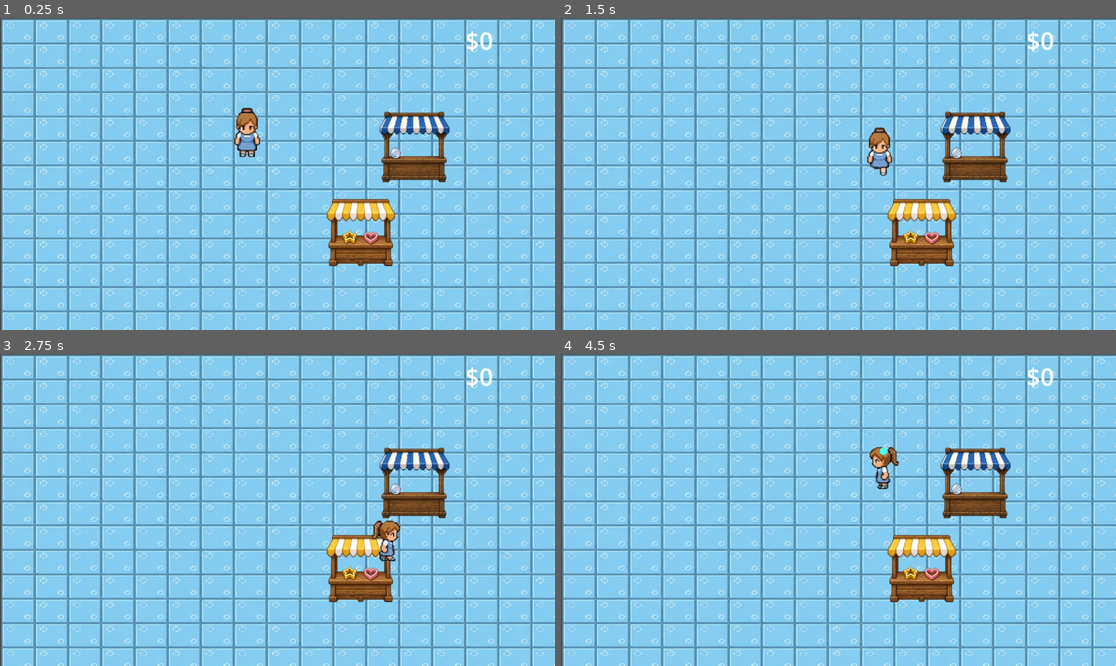
Above: before the commit, frames 1-4 (two rows, left to right).
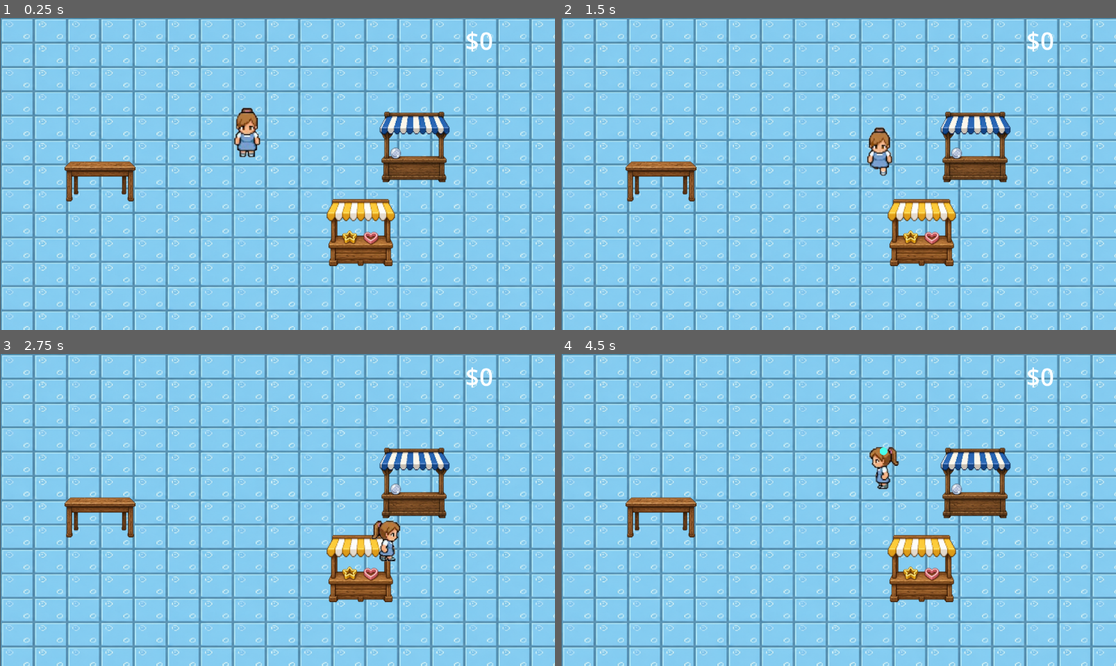
Above: after the commit, the same moments.

Repository: SofiiaKozlova/Bubble-Farm
Game: Godot game, scene res://scenes/Main.tscn
The game is run twice, just before and just after one commit, with the same random seed, the same clock (stepped at 60 frames per second) and the same inputs.
Inputs (mouse positions are in pixels of both pictures, inside the frame that each line leads up to):
- Up to frame 1 (0.25 s): no input
- Up to frame 2 (1.5 s): tap Enter at 0.5 s; hold Right (ui_right) 0.53-1.28 s; tap E (interact) at 0.6, 1.35 s; hold Down (ui_down) from 1.28 s (still down)
- Up to frame 3 (2.75 s): release Down (ui_down) at 2.03 s; hold Right (ui_right) from 2.03 s (still down); tap E (interact) at 2.1 s
- Up to frame 4 (4.5 s): release Right (ui_right) at 2.78 s; hold Up (ui_up) 2.78-3.53 s; tap E (interact) at 2.85, 3.6 s; hold Left (ui_left) 3.53-4.25 s; click (905, 516) at 4.25 s

The runs differ from the first frame. In frame 1, 25% of the frame differs, in the area x 0-100%, y 0-100%; in frame 2, 25%; in frame 3, 25%; in frame 4, 25%.

Commit message:
Update Godot project

Diff:
--- a/scenes/CustomerCounter.tscn
+++ b/scenes/CustomerCounter.tscn
@@ -1,6 +1,7 @@
-[gd_scene load_steps=3 format=3 uid="uid://cghnstk5ru7sh"]
+[gd_scene load_steps=4 format=3 uid="uid://cghnstk5ru7sh"]
 
 [ext_resource type="Script" uid="uid://br6erq8lp2s5r" path="res://scripts/CustomerCounter.gd" id="1_script"]
+[ext_resource type="Texture2D" uid="uid://dach73q5kt56g" path="res://assets/CustomerCounter.png" id="2_msf0g"]
 
 [sub_resource type="RectangleShape2D" id="RectangleShape2D_counter"]
 size = Vector2(180, 120)
@@ -8,14 +9,13 @@
 [node name="CustomerCounter" type="Node2D"]
 script = ExtResource("1_script")
 
-[node name="Polygon2D" type="Polygon2D" parent="."]
-color = Color(1, 0.7, 0.3, 1)
-polygon = PackedVector2Array(-90, -60, 90, -60, 90, 60, -90, 60)
-
 [node name="InteractionArea" type="Area2D" parent="."]
 
 [node name="CollisionShape2D" type="CollisionShape2D" parent="InteractionArea"]
 shape = SubResource("RectangleShape2D_counter")
 
+[node name="Sprite2D" type="Sprite2D" parent="."]
+texture = ExtResource("2_msf0g")
+
 [connection signal="body_entered" from="InteractionArea" to="." method="_on_interaction_area_body_entered"]
 [connection signal="body_exited" from="InteractionArea" to="." method="_on_interaction_area_body_exited"]
--- a/scenes/Main.tscn
+++ b/scenes/Main.tscn
@@ -1,8 +1,9 @@
-[gd_scene load_steps=11 format=3 uid="uid://b15rw2j3yvqg1"]
+[gd_scene load_steps=12 format=3 uid="uid://b15rw2j3yvqg1"]
 
 [ext_resource type="Script" uid="uid://bkhgpbtafo4ak" path="res://scripts/Main.gd" id="1_elqb8"]
 [ext_resource type="PackedScene" uid="uid://exriuqnijb1a" path="res://scenes/BubbleStation.tscn" id="2_0bbpv"]
 [ext_resource type="PackedScene" uid="uid://c3f2v75b2tss3" path="res://scenes/Player.tscn" id="2_rvslj"]
+[ext_resource type="PackedScene" uid="uid://cghnstk5ru7sh" path="res://scenes/CustomerCounter.tscn" id="3_c01mt"]
 [ext_resource type="Texture2D" uid="uid://c0dvg33j0wf10" path="res://assets/Background.png" id="3_rarhs"]
 [ext_resource type="PackedScene" uid="uid://bix7wac1ynuds" path="res://scenes/ShapeStation.tscn" id="4_nxtc6"]
 [ext_resource type="Script" uid="uid://c0r7m7uucgl3q" path="res://scripts/UI.gd" id="6_c01mt"]
@@ -32,12 +33,15 @@
 [node name="ShapeStation" parent="Workshop/Stations" instance=ExtResource("4_nxtc6")]
 position = Vector2(171, 120)
 
+[node name="CustomerCounter" parent="Workshop/Stations" instance=ExtResource("3_c01mt")]
+position = Vector2(-368, 16)
+
 [node name="Floor" type="Node2D" parent="Workshop"]
 z_index = -10
 
 [node name="Sprite2D" type="Sprite2D" parent="Workshop/Floor"]
 z_index = -1
-position = Vector2(63, 3)
+position = Vector2(61.0001, 1)
 scale = Vector2(0.828141, 0.634167)
 texture = ExtResource("3_rarhs")
 
--- a/scenes/ShapeStation.tscn
+++ b/scenes/ShapeStation.tscn
@@ -192,3 +192,8 @@
 theme_override_styles/normal = SubResource("StyleBoxEmpty_x4ki7")
 icon = ExtResource("7_tgtka")
 metadata/_edit_use_anchors_ = true
+
+[connection signal="pressed" from="BubbleUI/SizePanel/DiamondButton" to="." method="_on_diamond_button_pressed"]
+[connection signal="pressed" from="BubbleUI/SizePanel/HeartButton" to="." method="_on_heart_button_pressed"]
+[connection signal="pressed" from="BubbleUI/SizePanel/StarButton" to="." method="_on_star_button_pressed"]
+[connection signal="pressed" from="BubbleUI/SizePanel/CloseButton" to="." method="_on_close_button_pressed"]
--- a/scripts/ShapeStation.gd
+++ b/scripts/ShapeStation.gd
@@ -18,18 +18,13 @@
 	if player == null:
 		return
 
-	# Перевіряємо відстань до гравця
-	var distance = global_position.distance_to(player.global_position)
+	# Перевіряємо відстань до станції
+	var distance := global_position.distance_to(player.global_position)
 	player_near = distance <= interaction_distance
 
 	# Натиснуто E
-	if Input.is_action_just_pressed("interact"):
-		print("E PRESSED")
-		print("Distance: ", distance)
-		print("Player near: ", player_near)
-
-		if player_near:
-			open_shape_menu()
+	if player_near and Input.is_action_just_pressed("interact"):
+		open_shape_menu()
 
 
 func open_shape_menu():
@@ -39,13 +34,19 @@
 		print("Player not found!")
 		return
 
-	# Перевіряємо, чи гравець тримає бульбашку
+	# Гравець повинен тримати бульбашку
 	if player.carried_bubble == null:
 		print("Player is not carrying a bubble!")
 		return
 
+	var bubble = player.carried_bubble
+
+	print("Opening Shape Station")
+	print("Current shape: ", bubble.current_shape)
+	print("Current radius: ", bubble.radius)
+
+	# Показуємо меню
 	shape_panel.visible = true
-	print("Shape menu opened!")
 
 
 func change_bubble_shape(shape: String):
@@ -61,13 +62,15 @@
 		print("No bubble!")
 		return
 
-	# Змінюємо форму
+	# Змінюємо форму вже існуючої бульбашки
 	bubble.change_shape(shape)
+
+	# Розмір бульбашки залишається без змін
+	print("Bubble shape changed to: ", shape)
+	print("Bubble radius: ", bubble.radius)
 
 	# Закриваємо меню
 	shape_panel.visible = false
-
-	print("Bubble shape changed to: ", shape)
 
 
 func _on_star_button_pressed():
Not shown, added: assets/5188525024665607044-removebg-preview.png.import
Binary file changed: assets/CustomerCounter.png
